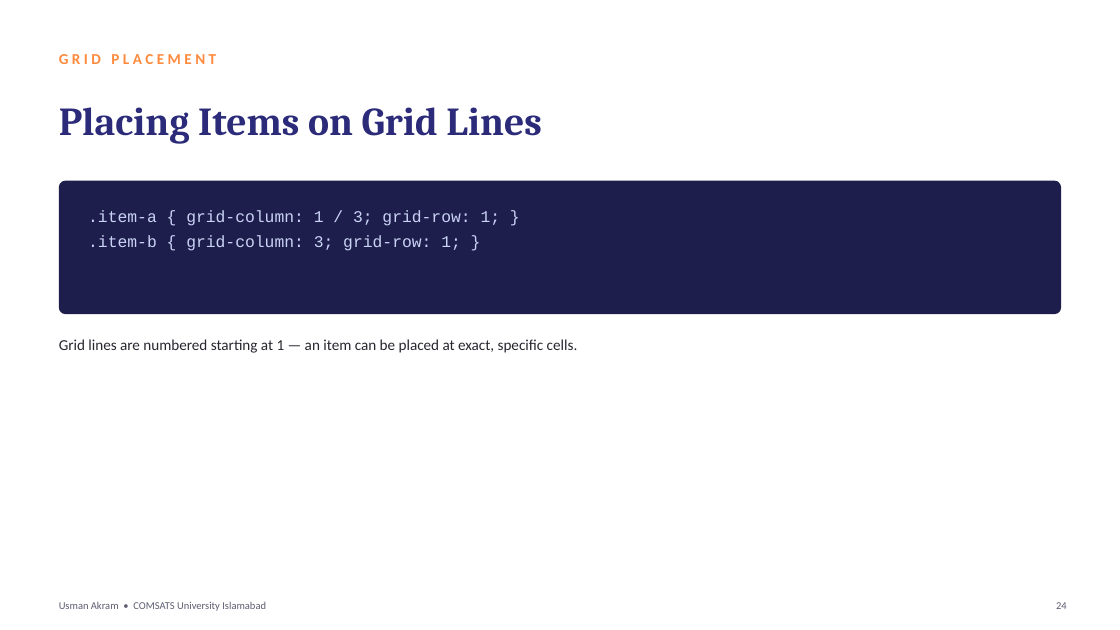
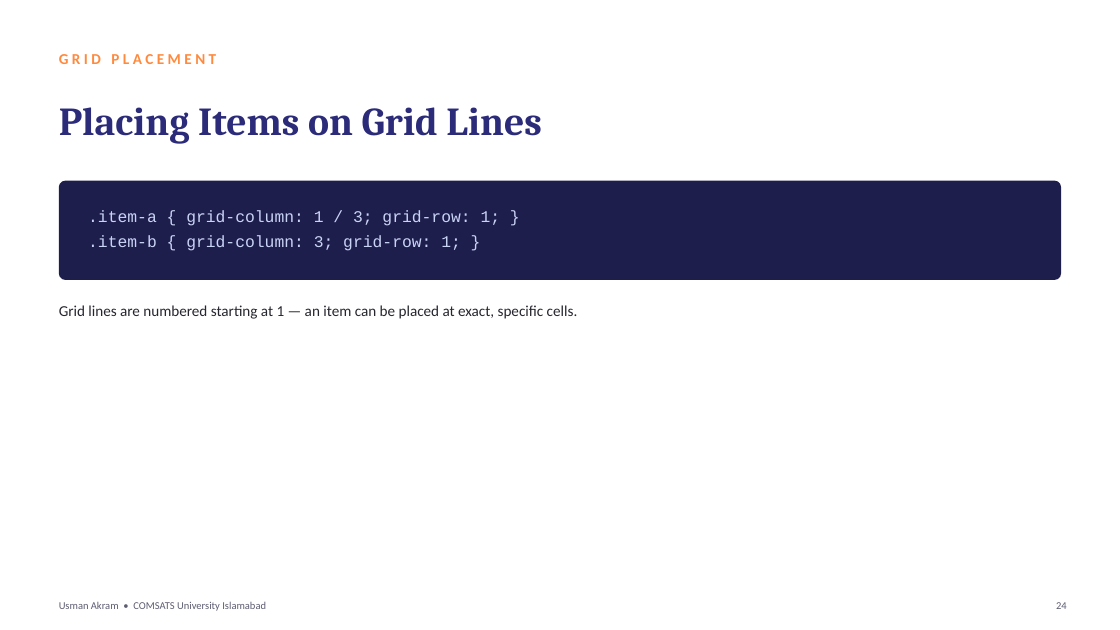
Before and after one commit to mua22/mern-web-book, a slide deck: slide 24 of slides/CSC336-Lecture-09-Flexbox-and-Grid-Layout.pptx. Drawn at 1120x630 pixels with LibreOffice and Linux fonts; fonts in the diff are those of the drawing. Boxes give left, top, right and bottom in pixels: in the first picture for what was removed or moved away, otherwise in the second. Text is boxed around its words. In the diff, an @@ line names an element or a change of style, - is before the commit and + after.

```diff
--- a/slides/CSC336-Lecture-09-Flexbox-and-Grid-Layout.pptx
+++ b/slides/CSC336-Lecture-09-Flexbox-and-Grid-Layout.pptx
@@ rounded rectangle resized from (x1=59, y1=181, x2=1061, y2=314) to (x1=59, y1=181, x2=1061, y2=280) @@
@@ rounded rectangle at (x1=59, y1=181, x2=1061, y2=280): proportions changed @@
@@ text "Grid lines are numbered starting ..." moved from (x1=59, y1=339, x2=578, y2=353) to (x1=59, y1=305, x2=578, y2=319) @@
```
Also in this commit, not shown: 14 other slides changed, 2 other files.
